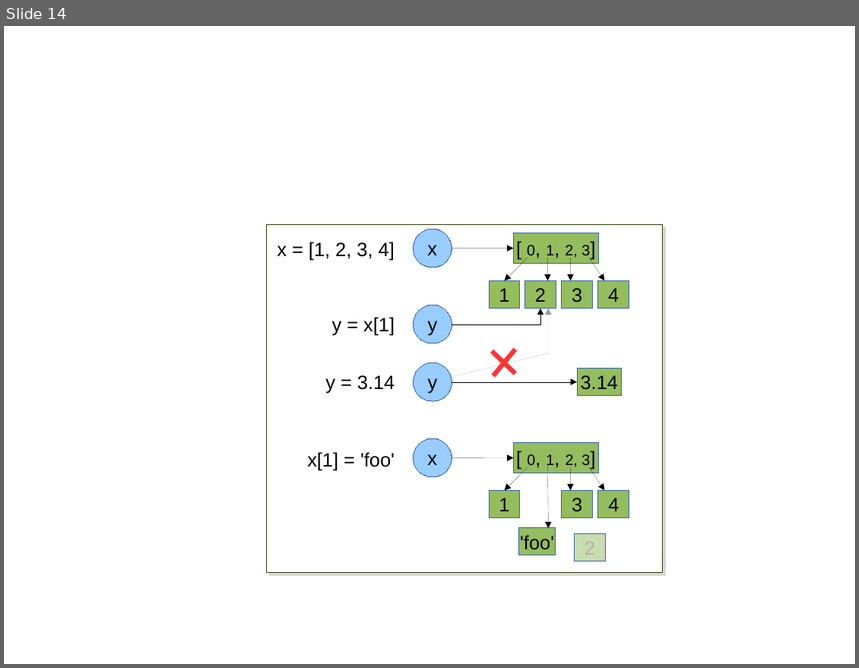
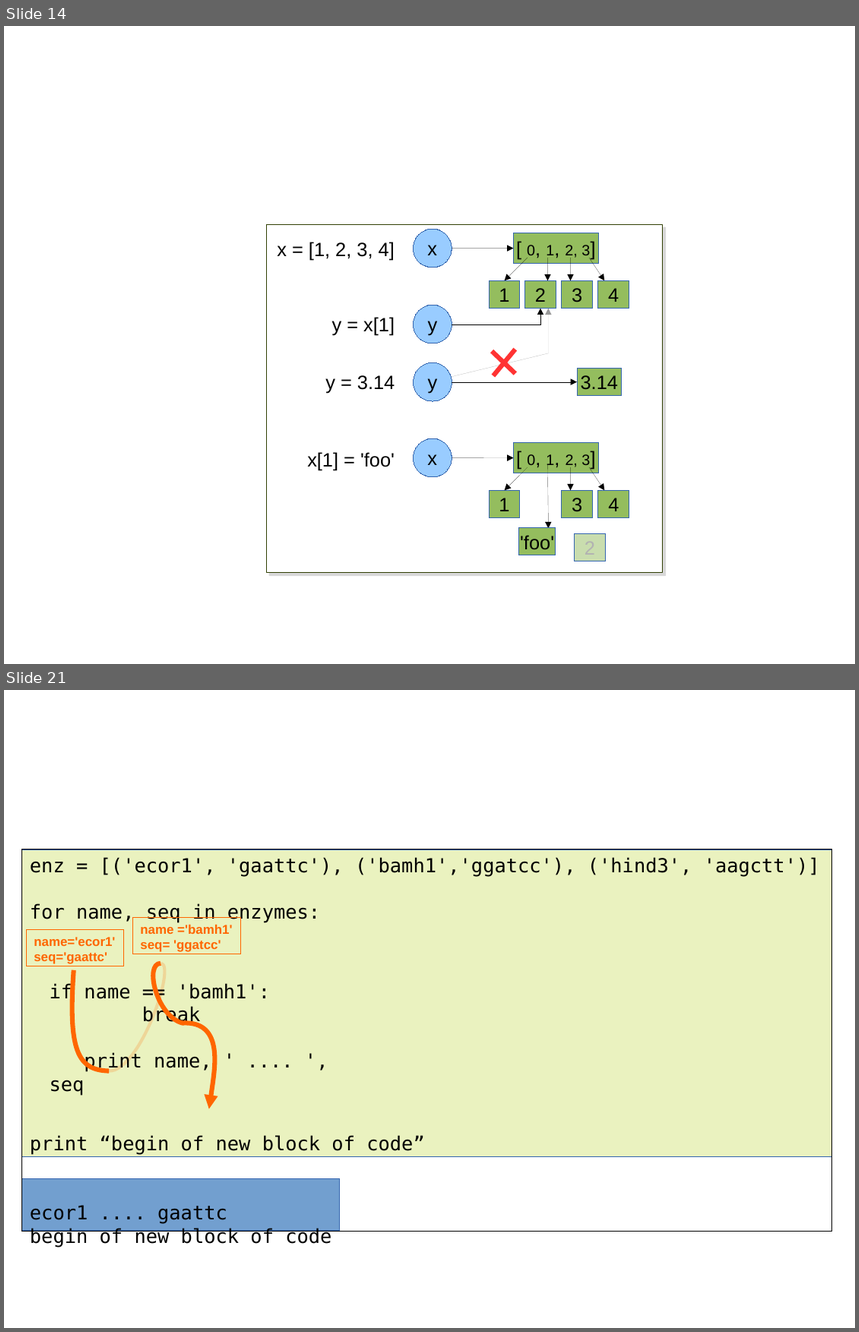
Before and after one commit to C3BI-pasteur-fr/python-course-1, a slide deck: figures.odp. Shown one above the other, each under a label of ours: slide 14 before the commit, slides 14 and 21 after it; the slides between them are not shown. The pictures are 859x668 and 859x1332 pixels, drawn with LibreOffice and Linux fonts; fonts in the diff are those of the drawing. Boxes give left, top, right and bottom in pixels: in the first picture for what was removed or moved away, otherwise in the second. Text is boxed around its words. In the diff, an @@ line names an element or a change of style, - is before the commit and + after.

```diff
--- a/figures.odp
+++ b/figures.odp
@@ slide 21 added at [4, 690, 855, 1328], background #FFFFFF @@
@@ rectangle added at [22, 850, 833, 1157], fill #AECF00 at 25% opacity, outline #3465AF 0 pt @@
@@ rectangle added at [22, 850, 833, 1231], outline #000000 0 pt, 18 pt, text #000000 @@
+enz = [('ecor1', 'gaattc'), ('bamh1','ggatcc'), ('hind3', 'aagctt')]
+for name, seq in enzymes:
+print “begin of new block of code”
+ecor1 .... gaattc
+begin of new block of code
@@ rectangle added at [26, 929, 124, 967], outline #FF6600 0 pt, 12 pt, text #FF6600, bold @@
+name='ecor1'
+seq='gaattc'
@@ rectangle added at [133, 918, 241, 955], outline #FF6600 0 pt, 12 pt, text #FF6600, bold @@
+name ='bamh1'
+seq= 'ggatcc'
@@ text added at [50, 983, 270, 1095], 18 pt, text #000000 @@
+if name == 'bamh1':
+break
+print name, ' .... ', seq
@@ freeform shape added at [72, 970, 109, 1072], outline #FF6600 4.31 pt @@
@@ freeform shape added at [109, 964, 164, 1072], outline #FF6600 2.89 pt @@
@@ freeform shape added at [153, 964, 212, 1110], outline #FF6600 4.31 pt @@
@@ rectangle added at [22, 1179, 340, 1231], fill #729FCF, outline #3465AF 0 pt @@
```
Also in this commit, not shown: 3 slides changed, 5 other slides added.
